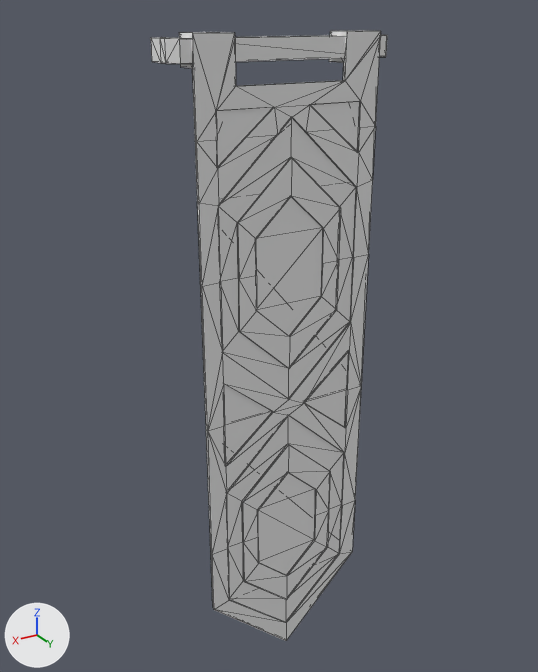
What one commit did to the OBJ model The_Dune_Project/Assets/Models/env/Modular Temple/Prop_Flag_3.obj.
One viewpoint serves both versions: a camera (50 mm lens) standing at (0.884, 1.061, 1.849) and looking at (-0.003, -0.416, 1.111). Arrows for +X, +Y and +Z are at lower left; the lights stay in place. Mesh edges are drawn as thin lines. Where no turn or scale is listed for an object, it has been applied to the vertices.
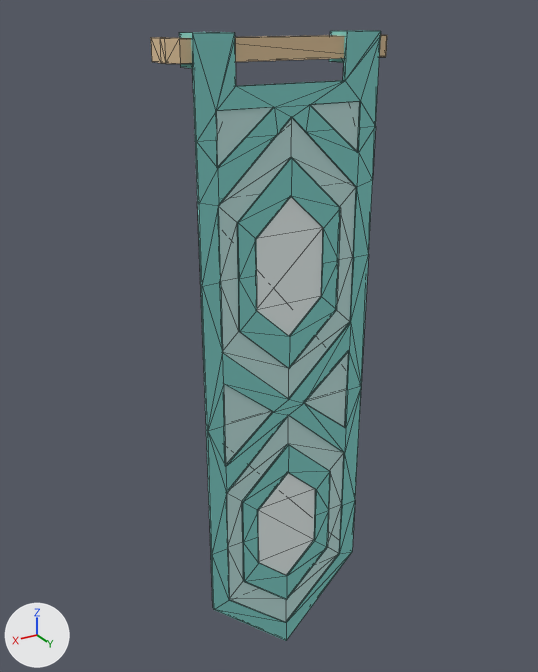
Changed parts and their boxes [x1, y1, x2, y2] in the pictures (538 x 672 px):
'object2', recoloured (white to cyan): [179, 30, 381, 641] in both
'object1', recoloured: [151, 35, 387, 64] in both

What changed in the scene script:
```text
Change mat_sandstone_6:
    mat_sandstone_6.base_color: (0.8, 0.8, 0.8) -> (0.761, 0.561, 0.337)  # white #e7e7e7 -> beige #e2c59d
Change mat_blue_fabric_1:
    mat_blue_fabric_1.base_color: (0.8, 0.8, 0.8) -> (0.228, 0.647, 0.6)  # white #e7e7e7 -> cyan #83d2cb
Change mat_blue_fabric_2:
    mat_blue_fabric_2.base_color: (0.8, 0.8, 0.8) -> (0.541, 0.784, 0.761)  # white #e7e7e7 -> white #c2e5e2
Change mat_blue_fabric_3:
    mat_blue_fabric_3.base_color: (0.8, 0.8, 0.8) -> (0.851, 0.933, 0.922)  # white #e7e7e7 -> white #eef7f6
```
